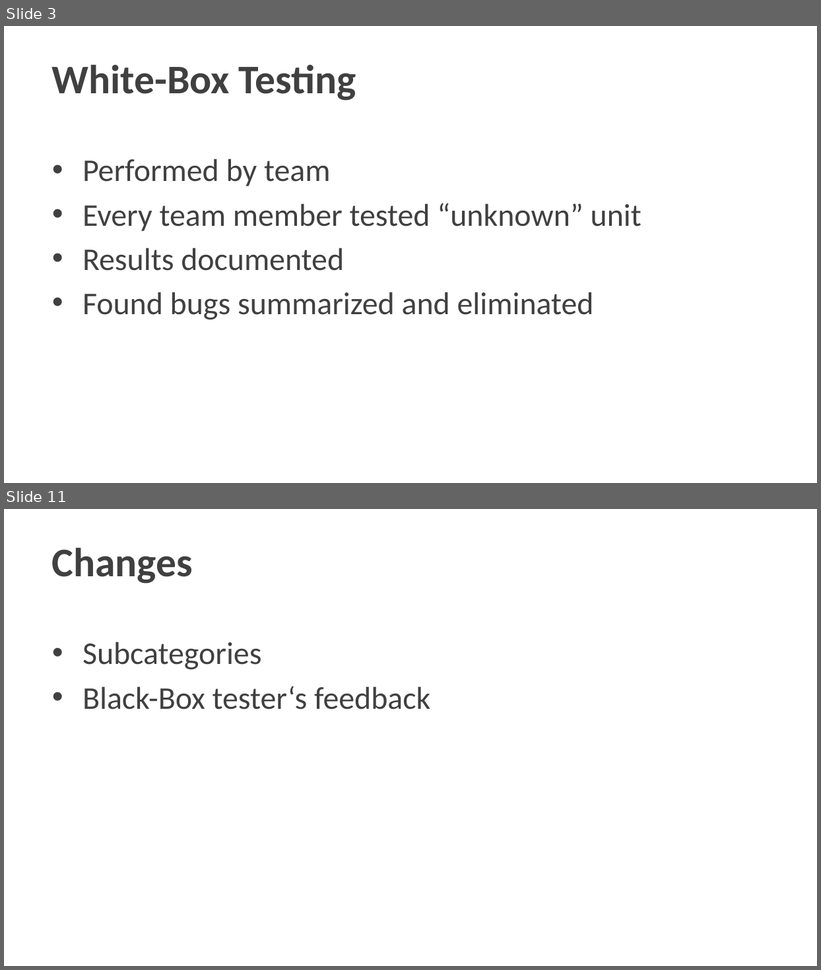
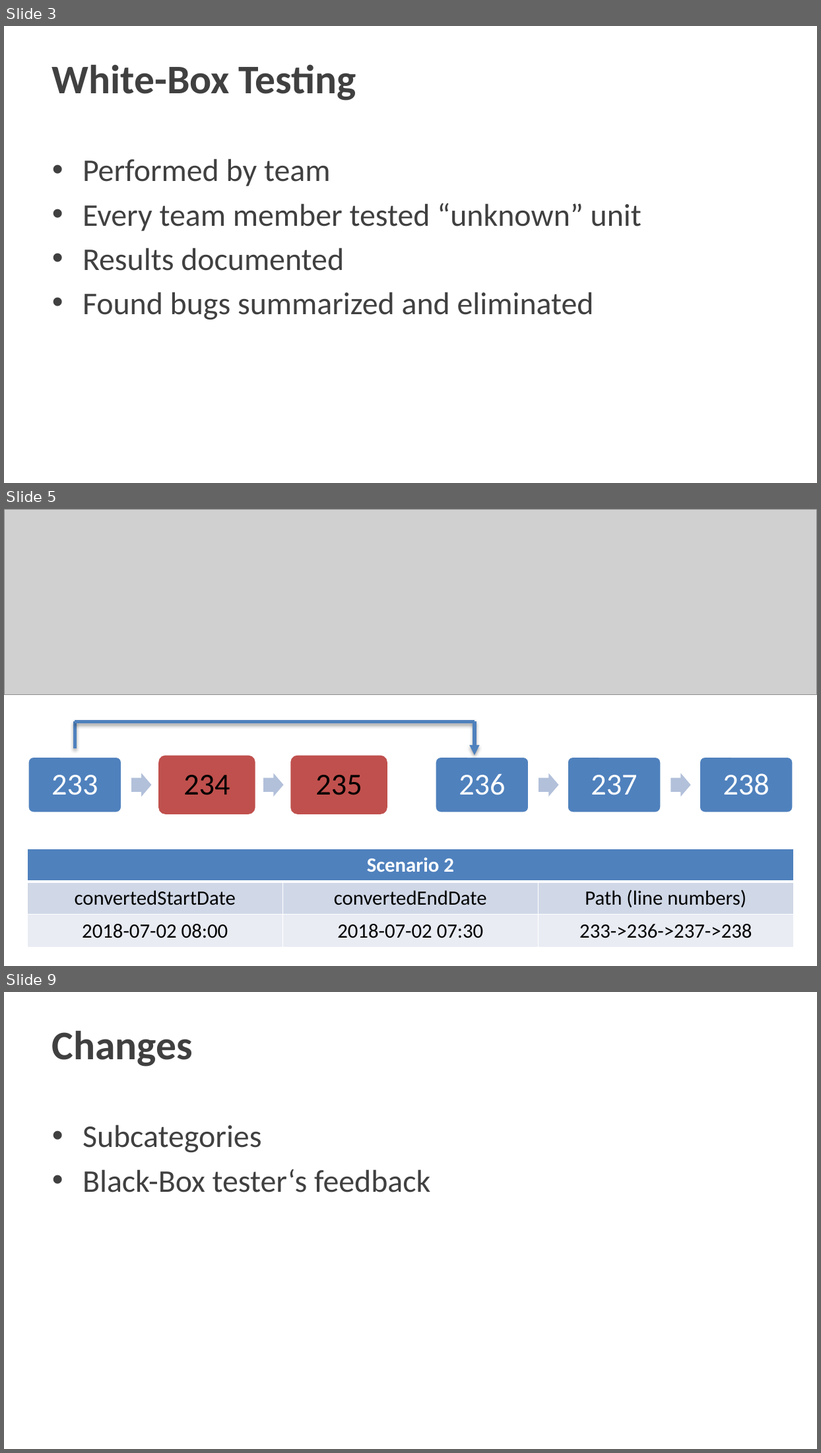
Before and after one commit to Dean161/Timebox, a slide deck: Publishments/03_Presentations/CurryWurst_TestCaseDesign.pptx. Shown one above the other, each under a label of ours: slides 3 and 11 before the commit, slides 3, 5 and 9 after it; the slides between them are not shown. The pictures are 821x970 and 821x1453 pixels, drawn with LibreOffice and Linux fonts; fonts in the diff are those of the drawing; grey boxes stand for pictures; background and template pictures are left out. Boxes give left, top, right and bottom in pixels: in the first picture for what was removed or moved away, otherwise in the second. Text is boxed around its words. In the diff, an @@ line names an element or a change of style, - is before the commit and + after.

```diff
--- a/Publishments/03_Presentations/CurryWurst_TestCaseDesign.pptx
+++ b/Publishments/03_Presentations/CurryWurst_TestCaseDesign.pptx
@@ slide 5 added at <box>4,509,817,966</box>, background picture (left out) @@
@@ rectangle added at <box>4,513,817,966</box>, fill #FFFFFF, outline #FFFFFF 2 pt @@
@@ picture added at <box>4,509,817,695</box> @@
@@ group added at <box>28,722,793,814</box>: 6 rounded rectangles, 6 texts, 4 right arrows, 2 lines, 1 arrow @@
+233
+234
+235
+236
+237
+238
@@ table added at <box>28,849,793,948</box>, 3 rows, 3 columns @@
+Scenario 2 |  | 
+convertedStartDate | convertedEndDate | Path (line numbers)
+2018-07-02 08:00 | 2018-07-02 07:30 | 233->236->237->238
@@ what was slide 11 is now slide 9 @@
```
Also in this commit, not shown: 2 slides changed, 3 other slides added, 6 slides removed, 11 other files.
